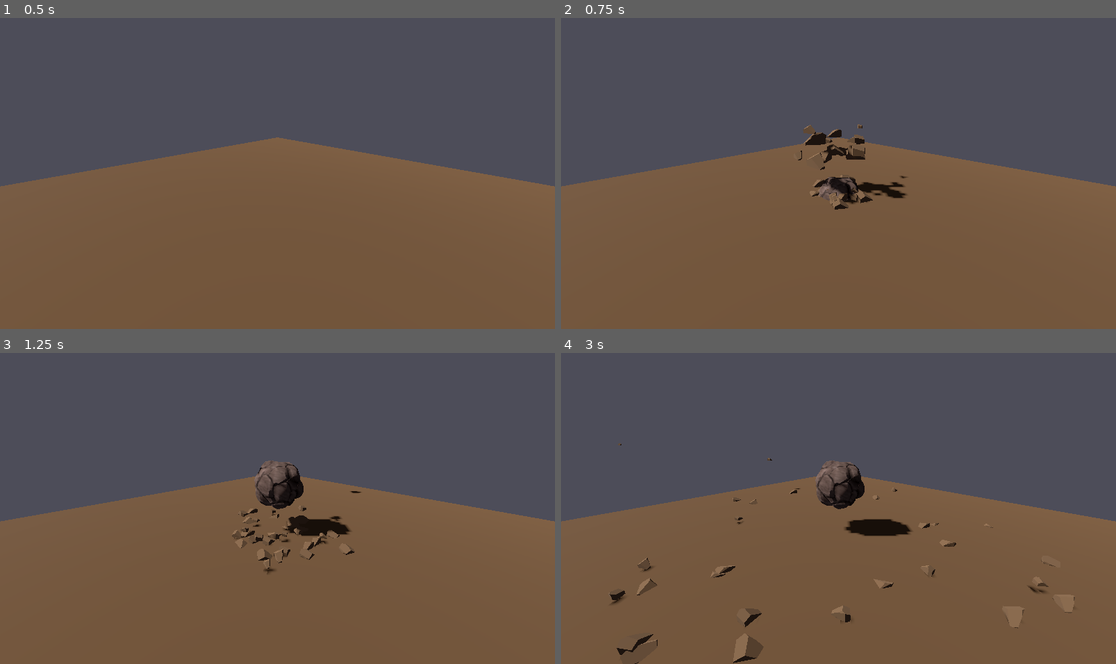
Above: before the commit, frames 1-4 (two rows, left to right).
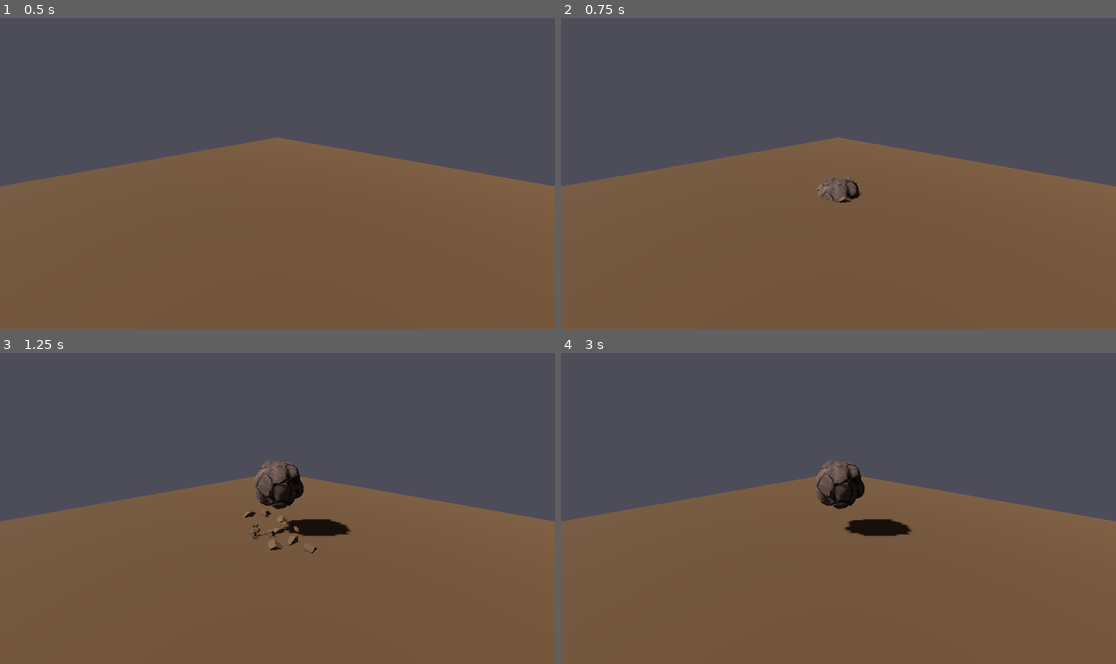
Above: after the commit, the same moments.

Repository: luketchang/elemental
Game: Godot game, scene res://scenes/stone_levitate_vfx.tscn
Same seed, same stepped clock (60 frames per second), same inputs: the game is played once before the commit and once after it. The project has no main scene, so this scene is started directly.
Inputs (mouse positions are in pixels of both pictures, inside the frame that each line leads up to):
- Up to frame 1 (0.5 s): no input
- Up to frame 2 (0.75 s): tap Enter at 0.5 s; move the mouse to (960, 157) at 0.52 s; click (960, 157) at 0.67 s
- Up to frame 3 (1.25 s): no input
- Up to frame 4 (3 s): move the mouse to (727, 524) at 1.27 s; click (727, 524) at 1.42 s; move the mouse to (894, 440) at 2.02 s; click (894, 440) at 2.17 s; move the mouse to (810, 570) at 2.77 s; click (810, 570) at 2.92 s

Frame 1 is identical in both runs. In frame 2, 1.3% of the frame differs, in the area x 42-63%, y 34-62%; in frame 3, 0.8%; in frame 4, 1.1%.

Commit message:
debris decent and rock not falling thru

Diff:
--- a/scenes/stone_levitate_controller.gd
+++ b/scenes/stone_levitate_controller.gd
@@ -9,8 +9,21 @@
 @onready var debris_collider: GPUParticlesCollisionBox3D = $debris_collider
 
 func _ready():
-	print("\n=== STONE LEVITATE VFX READY ===")
-	print("Scene: ", name)
+	print("\n" + "=".repeat(60))
+	print("=== STONE LEVITATE VFX READY ===")
+	print("=".repeat(60))
+	print("\n🔧 RUNTIME VERSION CHECK:")
+	if has_meta("generator_version"):
+		print("  ✅ RUNNING NEW VERSION: ", get_meta("generator_version"))
+		print("  📅 Generated at: ", get_meta("generated_at"))
+		print("  ⚙️  Debris velocity: ", get_meta("debris_velocity"))
+		print("  ⚙️  Debris spread: ", get_meta("debris_spread"))
+		print("  ⚙️  Debris amount: ", get_meta("debris_amount"))
+	else:
+		print("  ❌❌❌ OLD VERSION - No metadata found!")
+		print("  ❌❌❌ YOU ARE RUNNING AN OLD SCENE FILE!")
+		print("  ❌❌❌ Delete scenes/stone_levitate_vfx.tscn and regenerate!")
+	print("\nScene: ", name)
 	print("Children count: ", get_child_count())
 
 	# List all children
@@ -84,6 +97,13 @@
 		if not anim_player.is_playing():
 			print("▶ Playing levitate animation...")
 			print("  Stone start position: ", stone.position)
+
+			# Reset particles for replay (one_shot needs manual restart)
+			if debris:
+				debris.restart()
+				print("  Debris particles restarted")
+
+			# Play animation
 			anim_player.play("levitate")
 
 			# Monitor stone position during animation
--- a/scenes/stone_levitate_vfx.tscn
+++ b/scenes/stone_levitate_vfx.tscn
@@ -54,49 +54,49 @@
 blend_shape_mode = 0
 shadow_mesh = SubResource("ArrayMesh_yjhaa")
 
-[sub_resource type="StandardMaterial3D" id="StandardMaterial3D_bbp1l"]
+[sub_resource type="StandardMaterial3D" id="StandardMaterial3D_s3s0e"]
 albedo_color = Color(0.9, 0.9, 0.9, 1)
 albedo_texture = ExtResource("2_g2px6")
 
-[sub_resource type="StandardMaterial3D" id="StandardMaterial3D_bg6pw"]
+[sub_resource type="StandardMaterial3D" id="StandardMaterial3D_k8gmc"]
 albedo_color = Color(0.45, 0.35, 0.25, 1)
 
-[sub_resource type="Curve" id="Curve_g4c1h"]
+[sub_resource type="Curve" id="Curve_fr3i0"]
 _data = [Vector2(0.012474, 0.98856), 0.0, 0.0, 0, 0, Vector2(1, 0.000175953), 0.0, 0.0, 0, 0]
 point_count = 2
 
-[sub_resource type="CurveTexture" id="CurveTexture_0x1hi"]
-curve = SubResource("Curve_g4c1h")
-
-[sub_resource type="Curve" id="Curve_1fdpy"]
+[sub_resource type="CurveTexture" id="CurveTexture_vq11f"]
+curve = SubResource("Curve_fr3i0")
+
+[sub_resource type="Curve" id="Curve_bbp1l"]
 _data = [Vector2(0.012474, 0.98856), 0.0, 0.0, 0, 0, Vector2(0.754678, 0.98856), 0.0, 0.0, 0, 0, Vector2(1, 0.0047518), 0.0, 0.0, 0, 0]
 point_count = 3
 
-[sub_resource type="CurveTexture" id="CurveTexture_cwi3o"]
-curve = SubResource("Curve_1fdpy")
-
-[sub_resource type="ParticleProcessMaterial" id="ParticleProcessMaterial_g05lw"]
+[sub_resource type="CurveTexture" id="CurveTexture_bg6pw"]
+curve = SubResource("Curve_bbp1l")
+
+[sub_resource type="ParticleProcessMaterial" id="ParticleProcessMaterial_g4c1h"]
 particle_flag_rotate_y = true
 emission_shape = 1
-emission_sphere_radius = 0.5
+emission_sphere_radius = 0.2
 angle_min = -180.0
 angle_max = 180.0
 direction = Vector3(0, 1, 0)
-spread = 30.0
-initial_velocity_min = 15.0
-initial_velocity_max = 25.0
+spread = 20.0
+initial_velocity_min = 5.0
+initial_velocity_max = 7.0
 radial_velocity_min = 0.999978
 radial_velocity_max = 1.99998
-radial_velocity_curve = SubResource("CurveTexture_0x1hi")
-gravity = Vector3(0, -20, 0)
+radial_velocity_curve = SubResource("CurveTexture_vq11f")
+gravity = Vector3(0, -33, 0)
 scale_min = 0.3
-scale_curve = SubResource("CurveTexture_cwi3o")
+scale_curve = SubResource("CurveTexture_bg6pw")
 collision_mode = 1
 collision_friction = 0.8
 collision_bounce = 0.3
 collision_use_scale = true
 
-[sub_resource type="StandardMaterial3D" id="StandardMaterial3D_6mnvb"]
+[sub_resource type="StandardMaterial3D" id="StandardMaterial3D_0x1hi"]
 transparency = 1
 albedo_color = Color(0.55, 0.5, 0.42, 0.8)
 albedo_texture = ExtResource("4_s3s0e")
@@ -199,6 +199,11 @@
 
 [node name="StoneLevitateVFX" type="Node3D"]
 script = ExtResource("1_hof0n")
+metadata/generator_version = "v5.1"
+metadata/generated_at = "2025-12-20T20:26:37"
+metadata/debris_velocity = "5-7"
+metadata/debris_spread = "20°"
+metadata/debris_amount = "15"
 
 [node name="DirectionalLight3D" type="DirectionalLight3D" parent="."]
 transform = Transform3D(0.707107, 0.5, -0.5, 0, 0.707107, 0.707107, 0.707107, -0.5, 0.5, 0, 0, 0)
@@ -227,35 +232,35 @@
 [node name="stone" type="MeshInstance3D" parent="."]
 transform = Transform3D(0.8, 0, 0, 0, 0.8, 0, 0, 0, 0.8, 0, -0.8, 0)
 mesh = SubResource("ArrayMesh_y2h1h")
-surface_material_override/0 = SubResource("StandardMaterial3D_bbp1l")
+surface_material_override/0 = SubResource("StandardMaterial3D_s3s0e")
 
 [node name="debris" type="GPUParticles3D" parent="."]
 transform = Transform3D(1, 0, 0, 0, 1, 0, 0, 0, 1, 0, 0.2, 0)
-material_override = SubResource("StandardMaterial3D_bg6pw")
+material_override = SubResource("StandardMaterial3D_k8gmc")
 emitting = false
-amount = 50
-lifetime = 8.0
+amount = 15
+lifetime = 2.0
 one_shot = true
 explosiveness = 1.0
 fixed_fps = 60
-visibility_aabb = AABB(-10, -5, -10, 20, 20, 20)
-process_material = SubResource("ParticleProcessMaterial_g05lw")
+visibility_aabb = AABB(-5, -2, -5, 10, 5, 10)
+process_material = SubResource("ParticleProcessMaterial_g4c1h")
 draw_pass_1 = ExtResource("3_1ewxl")
 
 [node name="smoke" type="GPUParticles3D" parent="."]
 transform = Transform3D(1, 0, 0, 0, 1, 0, 0, 0, 1, 0, 0.05, 0)
-material_override = SubResource("StandardMaterial3D_6mnvb")
+material_override = SubResource("StandardMaterial3D_0x1hi")
 emitting = false
 amount = 15
 lifetime = 0.6
 one_shot = true
 explosiveness = 1.0
-process_material = SubResource("ParticleProcessMaterial_7gexl")
-draw_pass_1 = SubResource("QuadMesh_pjao1")
+process_material = SubResource("ParticleProcessMaterial_cby27")
+draw_pass_1 = SubResource("QuadMesh_vkvuc")
 
 [node name="AnimationPlayer" type="AnimationPlayer" parent="."]
 libraries = {
-&"": SubResource("AnimationLibrary_jih1x")
+&"": SubResource("AnimationLibrary_a3rpv")
 }
 
 [node name="Camera3D" type="Camera3D" parent="."]
--- a/tools/generate_stone_vfx.gd
+++ b/tools/generate_stone_vfx.gd
@@ -2,12 +2,16 @@
 extends EditorScript
 
 ## Stone Levitation VFX Generator
-## Run this script from: Editor -> Run Script (or Ctrl+Shift+X)
+## Run this script from: File -> Run (or Ctrl+Shift+X)
 ## Generates: res://scenes/stone_levitate_vfx.tscn
+##
+## NOTE: EditorScript requires @tool but only runs when you explicitly execute it
 
 func _run():
+
 	print("\n\n=== GENERATING STONE LEVITATION VFX SCENE ===")
-	print("🔧 GENERATOR VERSION: v6.0 - REMOVED RADIAL VELOCITY (vel 2-4, 20 particles)")
+	print("🔧 GENERATOR VERSION: v5.1 - HIGHER DEBRIS")
+	print("Debris: 15 particles, vel 5-7 (higher), spread 20° (consistent), lifetime 2s")
 	print("If you don't see this version number, the script wasn't saved/reloaded!\n")
 
 	# Create root node
@@ -19,7 +23,15 @@
 	var script = load("res://scenes/stone_levitate_controller.gd")
 	if script:
 		root.set_script(script)
-		print("✓ Attached controller script")
+		# Add version metadata to the root node
+		var timestamp = Time.get_datetime_string_from_system()
+		root.set_meta("generator_version", "v5.1")
+		root.set_meta("generated_at", timestamp)
+		root.set_meta("debris_velocity", "5-7")
+		root.set_meta("debris_spread", "20°")
+		root.set_meta("debris_amount", "15")
+		print("✓ Attached controller script with version metadata")
+		print("  Generated at: ", timestamp)
 	else:
 		push_warning("✗ Failed to load controller script")
 
@@ -297,11 +309,11 @@
 	debris.position = Vector3(0, 0.2, 0)  # Slightly above ground (like earth-bending: 0.228366)
 	debris.emitting = false
 	debris.one_shot = true  # Quick burst, not continuous
-	debris.amount = 20  # Fewer particles for subtle effect
-	debris.lifetime = 1.5  # Short - quick spew then settle
+	debris.amount = 15  # Small amount for subtle effect
+	debris.lifetime = 2.0  # Short - quick spew then settle
 	debris.fixed_fps = 60
-	debris.explosiveness = 1.0  # All at once for clear burst
-	debris.visibility_aabb = AABB(Vector3(-10, -5, -10), Vector3(20, 20, 20))  # Larger bounds
+	debris.explosiveness = 1.0  # All at once
+	debris.visibility_aabb = AABB(Vector3(-5, -2, -5), Vector3(10, 5, 10))  # Reasonable bounds
 
 	# Load debris mesh
 	var debris_mesh = load("res://assets/models/debris.obj") as Mesh
@@ -313,32 +325,41 @@
 	mat.albedo_color = Color(0.45, 0.35, 0.25, 1.0)
 	debris.material_override = mat
 
-	# Process material - Low outward spew
+	# Process material - Consistent small pop
 	var process_mat = ParticleProcessMaterial.new()
 	process_mat.particle_flag_rotate_y = true
 	process_mat.emission_shape = ParticleProcessMaterial.EMISSION_SHAPE_SPHERE
-	process_mat.emission_sphere_radius = 0.3
+	process_mat.emission_sphere_radius = 0.2  # Tight spawn area
 	process_mat.angle_min = -180.0
 	process_mat.angle_max = 180.0
-	process_mat.direction = Vector3(0, 0.2, 0)  # Mostly horizontal, barely up
-	process_mat.spread = 70.0  # Wide spread - shoots outward
-	process_mat.initial_velocity_min = 2.0  # Very low velocity
-	process_mat.initial_velocity_max = 4.0  # Very low velocity
-	process_mat.gravity = Vector3(0, -33, 0)  # Strong gravity - falls quickly
+	process_mat.direction = Vector3(0, 1, 0)  # Straight up
+	process_mat.spread = 20.0  # TIGHT spread - consistent trajectories
+	process_mat.initial_velocity_min = 5.0  # Higher velocity for more height
+	process_mat.initial_velocity_max = 7.0  # Higher velocity for more height
+	process_mat.gravity = Vector3(0, -33, 0)  # Strong gravity - settles quickly
 	process_mat.scale_min = 0.3  # Match earth-bending
 	process_mat.scale_max = 1.0  # Match earth-bending
 
-	# Scale curve - simple shrink over time
+	# Scale curve - Match earth-bending
 	var scale_curve = Curve.new()
-	scale_curve.add_point(Vector2(0.0, 1.0))
-	scale_curve.add_point(Vector2(1.0, 0.5))
+	scale_curve.add_point(Vector2(0.012474, 0.98856))
+	scale_curve.add_point(Vector2(0.754678, 0.98856))
+	scale_curve.add_point(Vector2(1.0, 0.0047518))
 	var scale_curve_tex = CurveTexture.new()
 	scale_curve_tex.curve = scale_curve
 	process_mat.scale_curve = scale_curve_tex
 
-	# NO radial velocity - that was causing the rocketing
-
-	# Collision with ground
+	# Radial velocity curve - Match earth-bending
+	var radial_curve = Curve.new()
+	radial_curve.add_point(Vector2(0.012474, 0.98856))
+	radial_curve.add_point(Vector2(1.0, 0.000175953))
+	var radial_curve_tex = CurveTexture.new()
+	radial_curve_tex.curve = radial_curve
+	process_mat.radial_velocity_min = 0.999978
+	process_mat.radial_velocity_max = 1.99998
+	process_mat.radial_velocity_curve = radial_curve_tex
+
+	# Collision with ground - EXACT match earth-bending
 	process_mat.collision_mode = ParticleProcessMaterial.COLLISION_RIGID
 	process_mat.collision_friction = 0.8  # Match earth-bending
 	process_mat.collision_bounce = 0.3  # Match earth-bending
Not shown: 6 places in scenes/stone_levitate_vfx.tscn that only renumber resources
Not shown, added: tools/stone_vfx_generator_button.gd.uid
